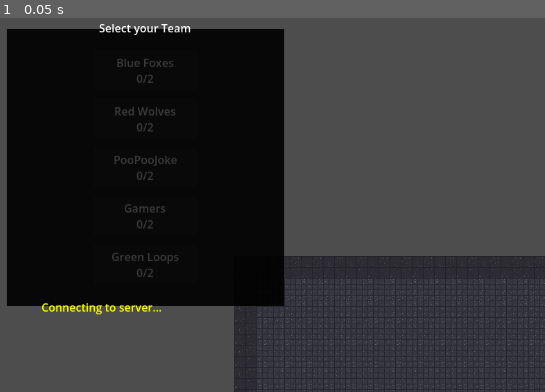
Above: before the commit, frame 1.
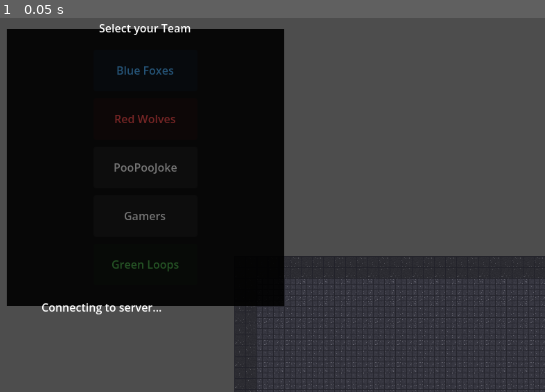
Above: after the commit, the same moment.

Repository: rgilpt/Dist_multiplayer
Game: Godot game, scene res://Scenes/Main.tscn
Same seed, same stepped clock (60 frames per second), same inputs: the game is played once before the commit and once after it. The engine's default icon, where the game draws it, is replaced by a stand-in: a white triangle on a blue panel in a dark square.
Inputs:
- Up to frame 1 (0.05 s): no input

The runs differ from the first frame. In frame 1, 1.4% of the frame differs, in the area x 7-33%, y 10-80%.
Error after the commit: Invalid call. Nonexistent function 'get_connection_status' in base 'SceneMultiplayer'. (res://Scripts/team_select.gd:37)

Commit message:
fixing some connection issues p2

Diff:
--- a/Scripts/team_select.gd
+++ b/Scripts/team_select.gd
@@ -33,6 +33,9 @@
 	nm.game_mode_updated.connect(update_ui)
 	nm.discovery_status.connect(_on_discovery_status)
 	multiplayer.connected_to_server.connect(_on_connected_to_server)
+	# Signal may have already fired before TeamSelect was ready
+	if multiplayer.get_connection_status() == MultiplayerPeer.CONNECTION_CONNECTED:
+		_on_connected_to_server()
 
 	update_ui()
 
